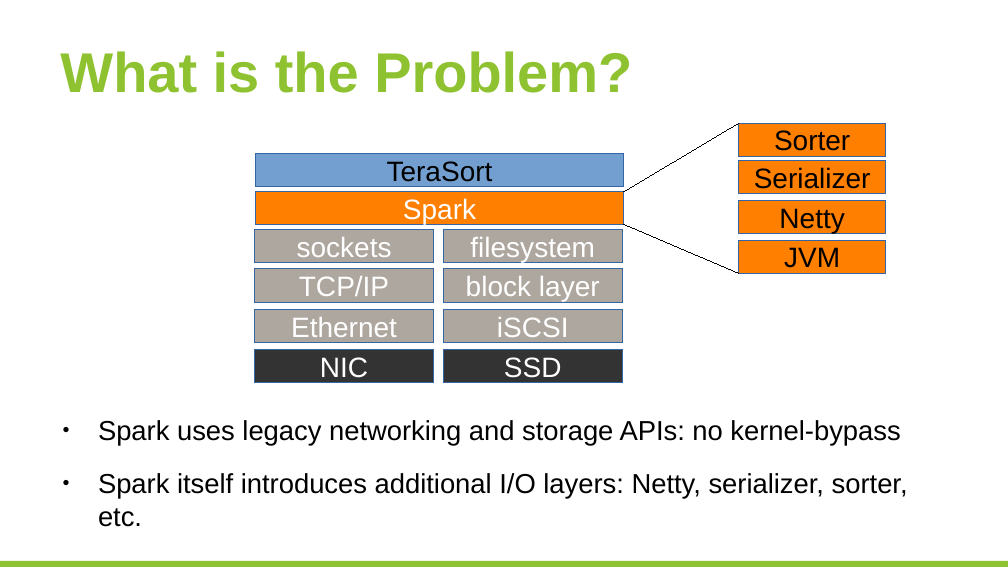
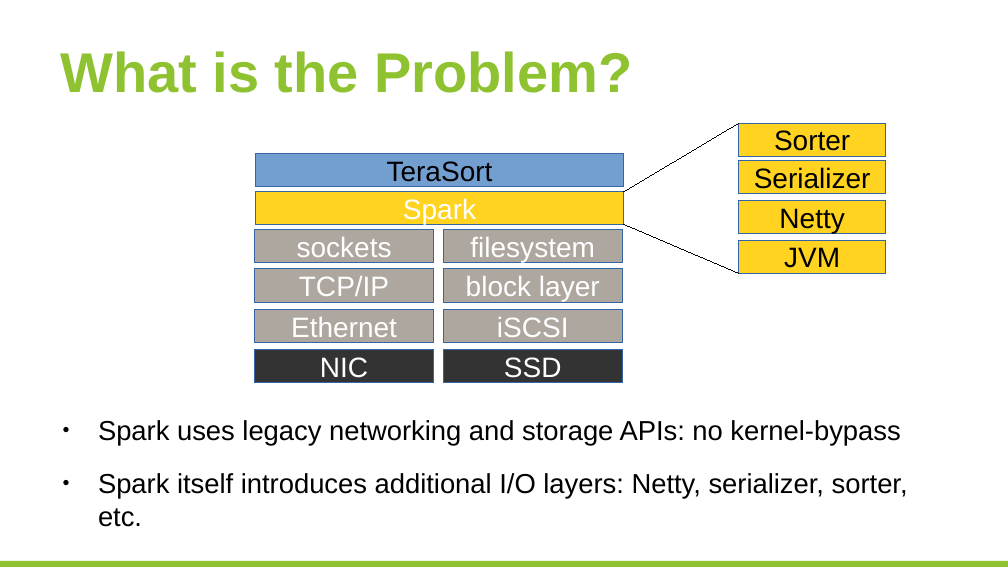
Before and after one commit to huangyibo/spark-summit-17, a slide deck: slide 10 of template.odp. Drawn at 1008x567 pixels with LibreOffice and Linux fonts; fonts in the diff are those of the drawing; background and template pictures are left out. Boxes give left, top, right and bottom in pixels: in the first picture for what was removed or moved away, otherwise in the second. Text is boxed around its words. In the diff, an @@ line names an element or a change of style, - is before the commit and + after.

Commit message:
templ

```diff
--- a/template.odp
+++ b/template.odp
@@ fill #FF7F00 to #FFD320 in 5 elements at bbox=[739, 240, 886, 273], bbox=[739, 201, 886, 234], bbox=[739, 123, 886, 156], bbox=[739, 160, 886, 194], bbox=[256, 192, 624, 224] @@
```
